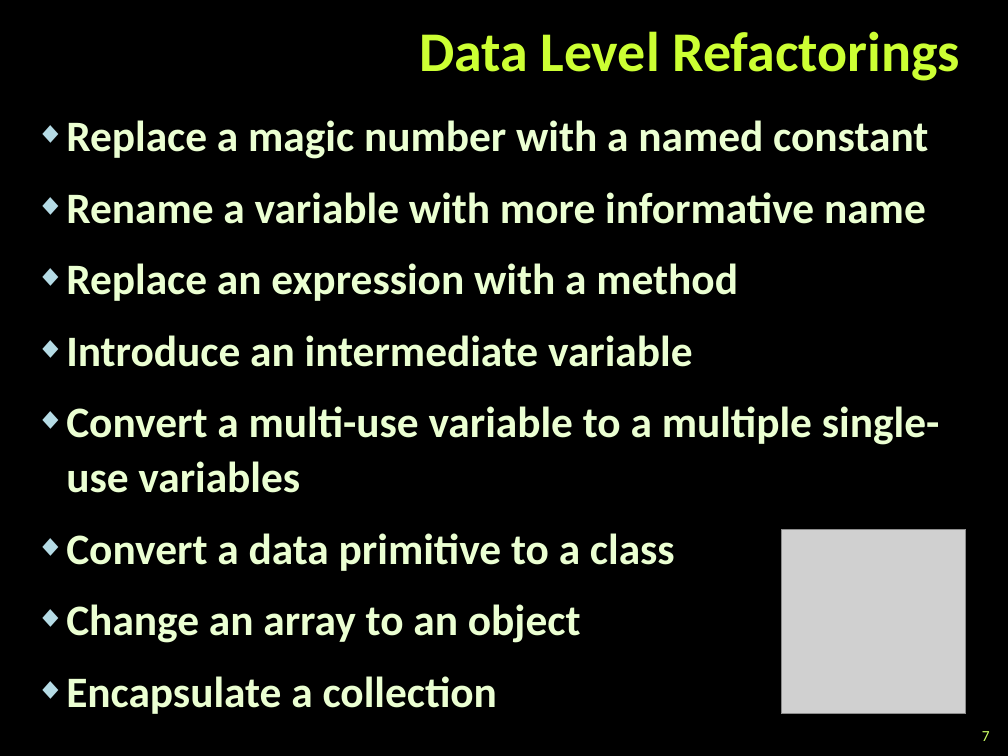
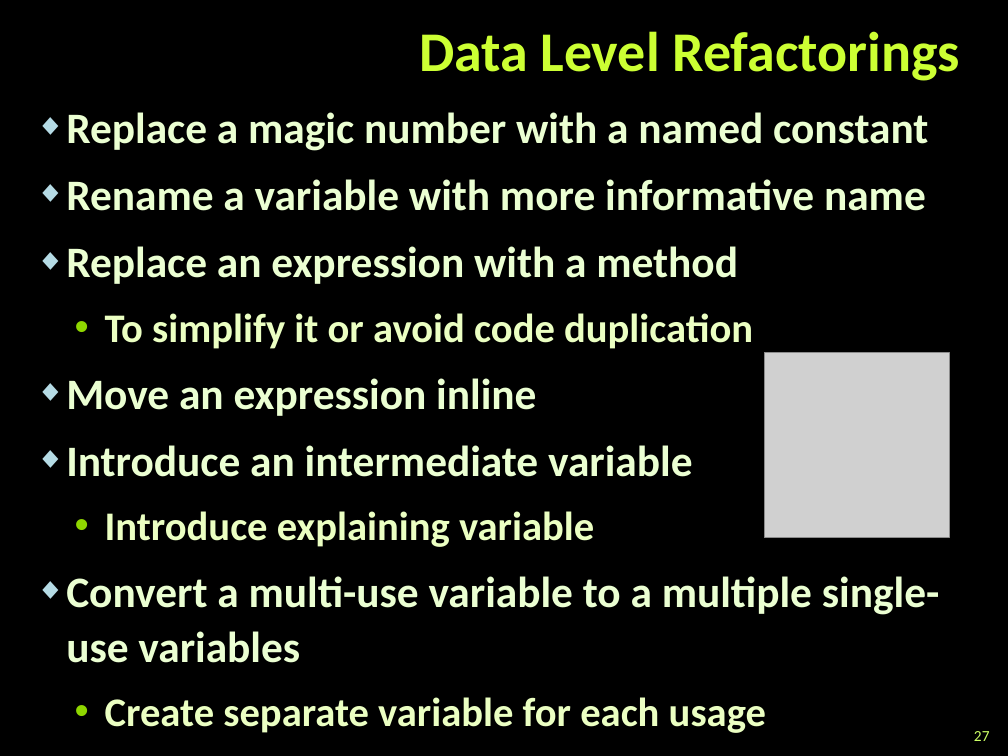
Before and after one commit to martin-nikolov/Telerik-Academy, a slide deck: slide 27 of Programming with C#/4. C# High-Quality Code/12. Refactoring/Refactoring.pptx (slide 7 before the commit). Drawn at 1008x756 pixels with LibreOffice and Linux fonts; fonts in the diff are those of the drawing; grey boxes stand for pictures; background and template pictures are left out. Boxes give left, top, right and bottom in pixels: in the first picture for what was removed or moved away, otherwise in the second. Text is boxed around its words. In the diff, an @@ line names an element or a change of style, - is before the commit and + after.

```diff
--- a/Programming with C#/4. C# High-Quality Code/12. Refactoring/Refactoring.pptx
+++ b/Programming with C#/4. C# High-Quality Code/12. Refactoring/Refactoring.pptx
@@ text "Replace a magic number with ...": place and size @@
-text "Replace a magic number with ..." at [66,120,940,714]
+text "Replace a magic number with ..." at [66,112,940,733]
@@ text at [66,112,940,663]: less space between paragraphs @@
@@ text at [66,313,753,416]: paragraphs added @@
+  • To simplify it or avoid code duplication
+◆ Move an expression inline
@@ picture: place and size @@
-picture at [781,529,966,714]
+picture at [764,353,949,537]
@@ text at [105,511,594,547]: paragraph added @@
+  • Introduce explaining variable
@@ text at [105,697,766,733]: text changed; size 31 to 29 pt; text colour #EBFFD2 to #EBFFC2 @@
-◆ Convert a data primitive to a class
-◆ Change an array to an object
-◆ Encapsulate a collection
+  • Create separate variable for each usage
@@ page number at [974,731,990,741]: text changed @@
-7
+27
```
Also in this commit, not shown: 10 other slides changed, 23 slides added, 3 slides removed, 9 other files.
